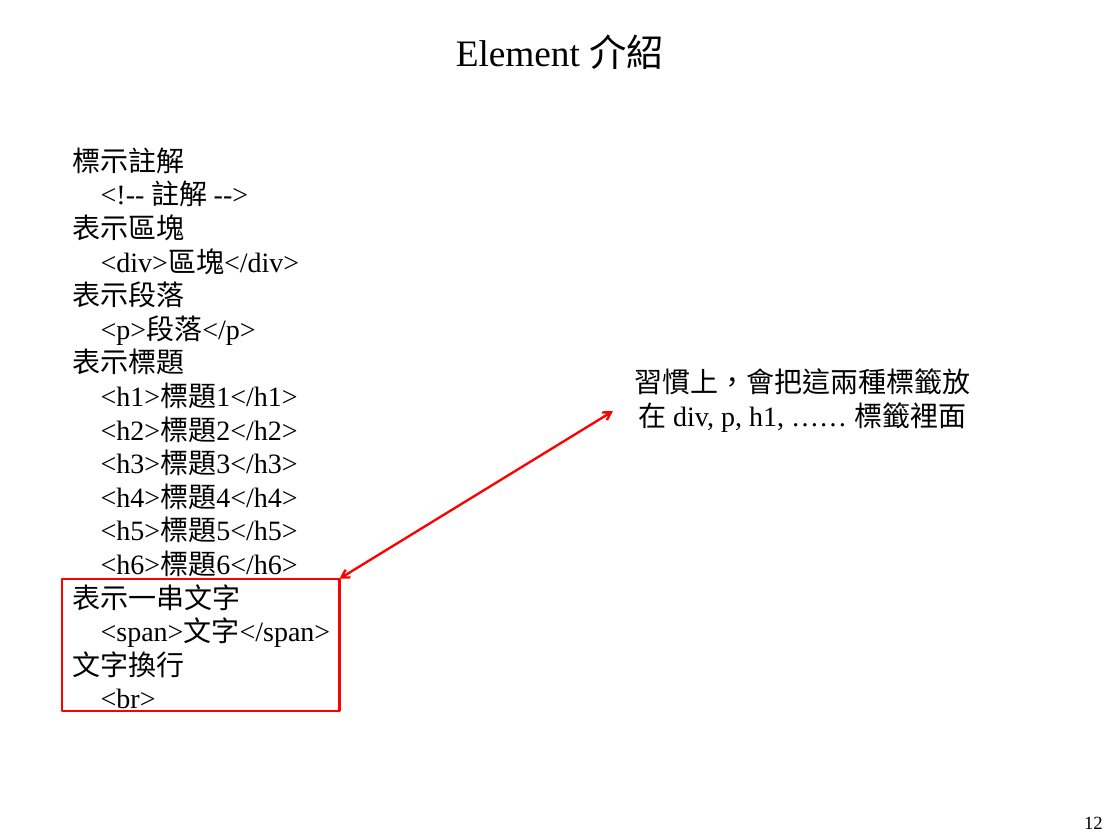
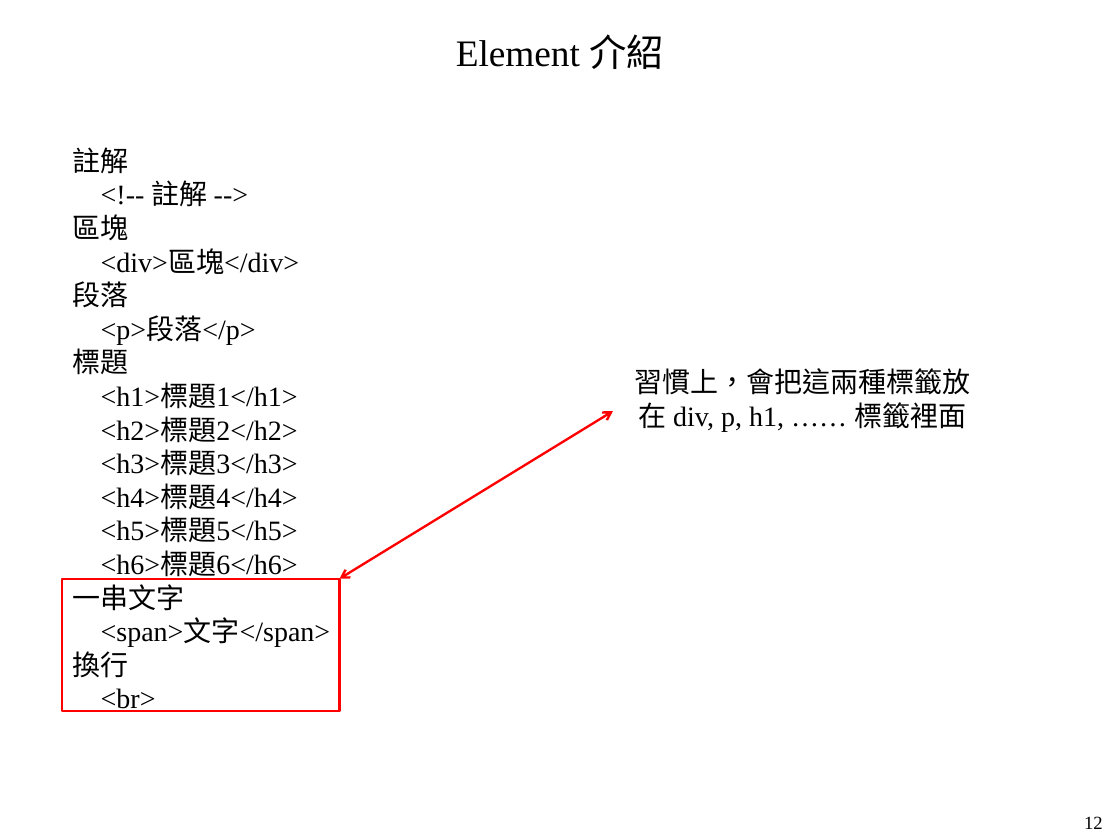
Before and after one commit to mar120434/2021_web_tutor, a slide deck: slide 12 of 靜態網頁.pptx. Drawn at 1120x840 pixels with LibreOffice and Linux fonts; fonts in the diff are those of the drawing. Boxes give left, top, right and bottom in pixels: in the first picture for what was removed or moved away, otherwise in the second. Text is boxed around its words. In the diff, an @@ line names an element or a change of style, - is before the commit and + after.

```diff
--- a/靜態網頁.pptx
+++ b/靜態網頁.pptx
@@ text at (x1=73, y1=147, x2=129, y2=174): text changed @@
-標示註解
+註解
@@ text at (x1=73, y1=214, x2=129, y2=240): text changed @@
-表示區塊
+區塊
@@ text at (x1=73, y1=281, x2=129, y2=308): text changed @@
-表示段落
+段落
@@ text at (x1=73, y1=344, x2=129, y2=375): text changed @@
-表示標題
+標題
@@ text at (x1=73, y1=584, x2=185, y2=611): text changed @@
-表示一串文字
+一串文字
@@ text at (x1=73, y1=651, x2=129, y2=678): text changed @@
-文字換行
+換行
```
Also in this commit, not shown: 3 other slides changed, 5 slides added, 4 other files.
